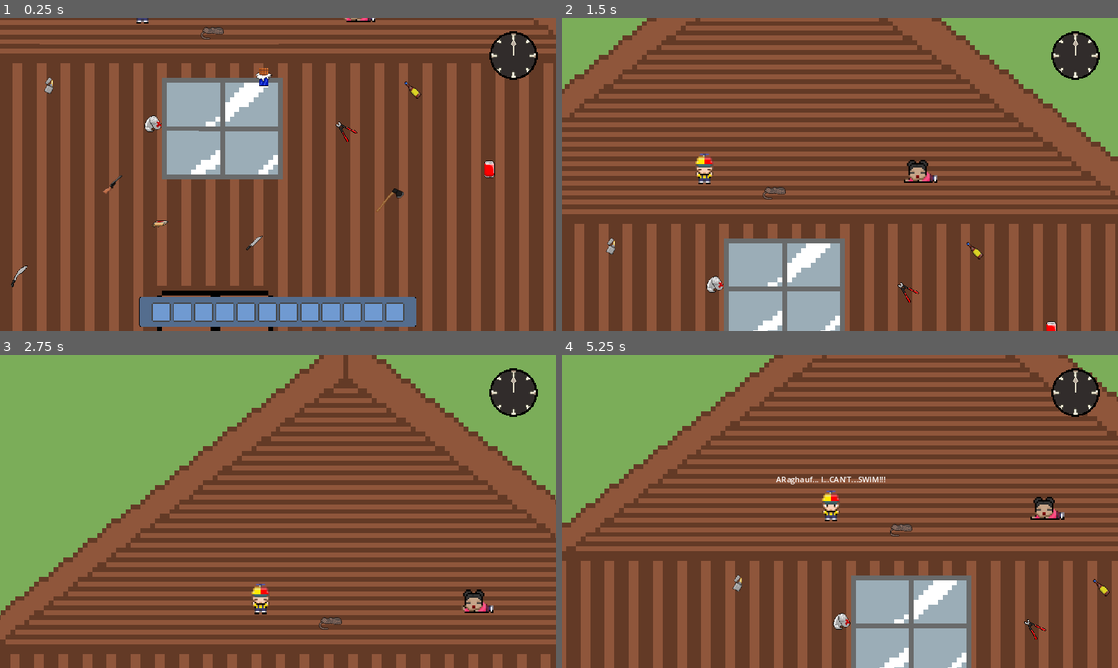
Above: before the commit, frames 1-4 (two rows, left to right).
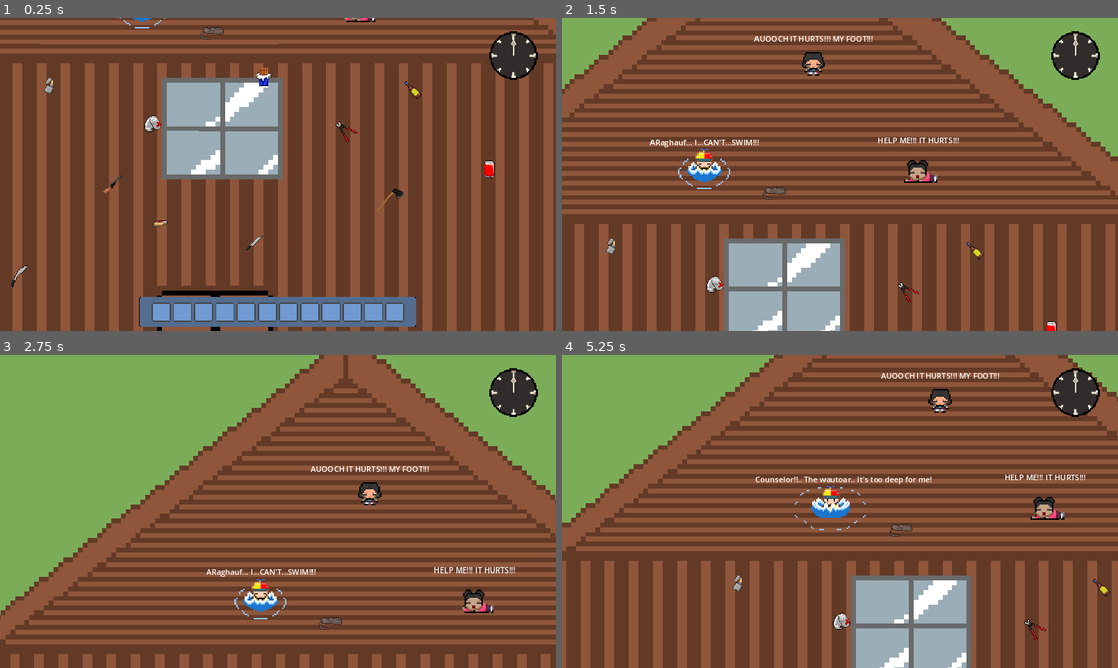
Above: after the commit, the same moments.

Repository: josecjorda/Camp-NightFall
Game: Godot game, scene res://scenes/world/overworld.tscn
Two runs of this game, one before a commit and one after it. Both use one fixed random seed, a clock stepped at 60 frames per second and the inputs below. The project has no main scene, so this scene is started directly.
Inputs (mouse positions are in pixels of both pictures, inside the frame that each line leads up to):
- Up to frame 1 (0.25 s): no input
- Up to frame 2 (1.5 s): tap Enter (ui_accept) at 0.5, 0.77 s; move the mouse to (812, 237) at 0.52 s; hold F (interact) 0.53-1.28 s; hold Up (ui_up) from 0.53 s (still down); tap I (i) at 0.6 s; click (812, 237) at 0.67 s; move the mouse to (1006, 221) at 1.27 s; tap F (interact) at 1.35 s
- Up to frame 3 (2.75 s): tap Enter (ui_accept) at 1.52 s; tap I (i) at 1.55, 2.1 s; move the mouse to (111, 464) at 2.02 s; release Up (ui_up) at 2.03 s; hold Left (ui_left) from 2.03 s (still down); hold F (interact) from 2.03 s (still down)
- Up to frame 4 (5.25 s): move the mouse to (867, 511) at 2.77 s; release F (interact) at 2.78 s; tap F (interact) at 2.85, 4.35 s; click (867, 511) at 2.92 s; tap Enter (ui_accept) at 3.02, 3.77, 4.52 s; tap I (i) at 3.05, 3.6, 4.55, 5.1 s; move the mouse to (756, 433) at 3.52 s; release Left (ui_left) at 3.53 s; hold Down (ui_down) 3.53-4.28 s; hold F (interact) 3.53-4.28 s; move the mouse to (962, 495) at 4.27 s; hold Right (ui_right) 4.28-5.03 s; move the mouse to (728, 527) at 5.02 s; hold Up (ui_up) from 5.03 s (still down); hold F (interact) from 5.03 s (still down); click (728, 527) at 5.17 s

The runs differ from the first frame. In frame 1, less than 0.1% of the frame differs, in the area x 21-30%, y 0-4%; in frame 2, 1.2%; in frame 3, 1.2%; in frame 4, 1.4%, in the area x 34-95%, y 5-56%.

Commit message:
Implemented logic for Beth NPC interaction

Diff:
--- a/scenes/NPCs/npc_anna.tscn
+++ b/scenes/NPCs/npc_anna.tscn
@@ -107,10 +107,10 @@
 animation = &"crying_on_ground"
 
 [node name="Label" type="Label" parent="."]
-offset_left = -120.0
-offset_top = -64.0
-offset_right = 121.0
-offset_bottom = -41.0
+offset_left = -231.0
+offset_top = -80.0
+offset_right = 233.0
+offset_bottom = -57.0
 horizontal_alignment = 1
 
 [connection signal="body_entered" from="Area2D" to="." method="_on_area_2d_body_entered"]
--- /dev/null
+++ b/scenes/NPCs/npc_beth.tscn
@@ -0,0 +1,236 @@
+[gd_scene load_steps=42 format=3 uid="uid://be5tnmn21fans"]
+
+[ext_resource type="Script" path="res://scripts/NPCs/NPC_Beth.gd" id="1_dmwrn"]
+[ext_resource type="Texture2D" uid="uid://d0xetqknfh5i1" path="res://graphics/NPC/Beth/backwards/Beth-Backwards-0.png" id="2_h7onp"]
+[ext_resource type="Texture2D" uid="uid://boto55jsyrjka" path="res://graphics/NPC/Beth/backwards/Beth-Backwards-1.png" id="3_s6cre"]
+[ext_resource type="Texture2D" uid="uid://kxk6g1qd6k4w" path="res://graphics/NPC/Beth/backwards/Beth-Backwards-2.png" id="4_mjwba"]
+[ext_resource type="Texture2D" uid="uid://u2g10qqguyvp" path="res://graphics/NPC/Beth/backwards/Beth-Backwards-3.png" id="5_nw8cr"]
+[ext_resource type="Texture2D" uid="uid://dibv3wbfcf1qu" path="res://graphics/NPC/Beth/backwards_bandaged/Beth-Backwards-bandaged-0.png" id="6_cjxo0"]
+[ext_resource type="Texture2D" uid="uid://caqm1v5ba4cir" path="res://graphics/NPC/Beth/backwards_bandaged/Beth-Backwards-bandaged-1.png" id="7_3pkyh"]
+[ext_resource type="Texture2D" uid="uid://rsxlxnxwv17y" path="res://graphics/NPC/Beth/backwards_bandaged/Beth-Backwards-bandaged-2.png" id="8_o7jv5"]
+[ext_resource type="Texture2D" uid="uid://cbonfbfnpcq0t" path="res://graphics/NPC/Beth/backwards_bandaged/Beth-Backwards-bandaged-3.png" id="9_yx53l"]
+[ext_resource type="Texture2D" uid="uid://c2hg7are4nu0y" path="res://graphics/NPC/Beth/forwards/Beth-Forward-0.png" id="10_k5xy8"]
+[ext_resource type="Texture2D" uid="uid://dy8kw77vyqir1" path="res://graphics/NPC/Beth/forwards/Beth-Forward-1.png" id="11_3erw0"]
+[ext_resource type="Texture2D" uid="uid://rquepwj00aj" path="res://graphics/NPC/Beth/forwards/Beth-Forward-2.png" id="12_nv3j4"]
+[ext_resource type="Texture2D" uid="uid://etgnhubavkf3" path="res://graphics/NPC/Beth/forwards/Beth-Forward-3.png" id="13_01co2"]
+[ext_resource type="Texture2D" uid="uid://ctraj48mejg5e" path="res://graphics/NPC/Beth/forwards_bandaged/Beth-Forward-Bandaged-0.png" id="14_gavv1"]
+[ext_resource type="Texture2D" uid="uid://bs67jpj3pu0la" path="res://graphics/NPC/Beth/forwards_bandaged/Beth-Forward-Bandaged-1.png" id="15_hay4a"]
+[ext_resource type="Texture2D" uid="uid://b2tbfeqjcsyh2" path="res://graphics/NPC/Beth/forwards_bandaged/Beth-Forward-Bandaged-2.png" id="16_3pnq5"]
+[ext_resource type="Texture2D" uid="uid://dx3dhdtuqjq4v" path="res://graphics/NPC/Beth/forwards_bandaged/Beth-Forward-Bandaged-3.png" id="17_5n4h0"]
+[ext_resource type="Texture2D" uid="uid://b24xlbfb44yn4" path="res://graphics/NPC/Beth/getting_up/Beth-Getting Up-0.png" id="18_alxb2"]
+[ext_resource type="Texture2D" uid="uid://b0bagual7yl1y" path="res://graphics/NPC/Beth/getting_up/Beth-Getting Up-1.png" id="19_ykxdj"]
+[ext_resource type="Texture2D" uid="uid://cfslabfhxsjv4" path="res://graphics/NPC/Beth/getting_up/Beth-Getting Up-2.png" id="20_vby36"]
+[ext_resource type="Texture2D" uid="uid://dkxrmvcd2qhua" path="res://graphics/NPC/Beth/getting_up_bandaged/Beth-Getting Up-Bandaged-0.png" id="21_kb6ef"]
+[ext_resource type="Texture2D" uid="uid://c2dewe12ox6rm" path="res://graphics/NPC/Beth/getting_up_bandaged/Beth-Getting Up-Bandaged-1.png" id="22_wq1pg"]
+[ext_resource type="Texture2D" uid="uid://ced2y8b6gwqu5" path="res://graphics/NPC/Beth/getting_up_bandaged/Beth-Getting Up-Bandaged-2.png" id="23_xfrw7"]
+[ext_resource type="Texture2D" uid="uid://blmi73yu1dl3b" path="res://graphics/NPC/Beth/left/Beth-Left-0.png" id="24_iyovu"]
+[ext_resource type="Texture2D" uid="uid://bdyt81r7yw21m" path="res://graphics/NPC/Beth/left/Beth-Left-1.png" id="25_mxd72"]
+[ext_resource type="Texture2D" uid="uid://dioigqndyy8n7" path="res://graphics/NPC/Beth/left/Beth-Left-2.png" id="26_k756m"]
+[ext_resource type="Texture2D" uid="uid://cmp8q6udn23i5" path="res://graphics/NPC/Beth/left/Beth-Left-3.png" id="27_rkri0"]
+[ext_resource type="Texture2D" uid="uid://cf44c8pmttiqi" path="res://graphics/NPC/Beth/left_bandaged/Beth-Left-Bandaged-0.png" id="28_0qbnt"]
+[ext_resource type="Texture2D" uid="uid://bvbfh755mu5y6" path="res://graphics/NPC/Beth/left_bandaged/Beth-Left-Bandaged-1.png" id="29_oxn1s"]
+[ext_resource type="Texture2D" uid="uid://c7dr1860p73x2" path="res://graphics/NPC/Beth/left_bandaged/Beth-Left-Bandaged-2.png" id="30_81exu"]
+[ext_resource type="Texture2D" uid="uid://cui5rgely66fj" path="res://graphics/NPC/Beth/left_bandaged/Beth-Left-Bandaged-3.png" id="31_rrnv2"]
+[ext_resource type="Texture2D" uid="uid://fqudxv8quqn0" path="res://graphics/NPC/Beth/right/Beth-Right-0.png" id="32_54lfy"]
+[ext_resource type="Texture2D" uid="uid://bdois3ptymu1f" path="res://graphics/NPC/Beth/right/Beth-Right-1.png" id="33_qjb41"]
+[ext_resource type="Texture2D" uid="uid://dexdcx7ds7adq" path="res://graphics/NPC/Beth/right/Beth-Right-2.png" id="34_ycecd"]
+[ext_resource type="Texture2D" uid="uid://c44i2mun1masx" path="res://graphics/NPC/Beth/right/Beth-Right-3.png" id="35_xjjwi"]
+[ext_resource type="Texture2D" uid="uid://d14i6dsqoxoqq" path="res://graphics/NPC/Beth/right_bandaged/Beth-Right-Bandaged-0.png" id="36_1fadd"]
+[ext_resource type="Texture2D" uid="uid://by8cke6lohsui" path="res://graphics/NPC/Beth/right_bandaged/Beth-Right-Bandaged-1.png" id="37_oi1oo"]
+[ext_resource type="Texture2D" uid="uid://cjajuvsboxadu" path="res://graphics/NPC/Beth/right_bandaged/Beth-Right-Bandaged-2.png" id="38_2nwqd"]
+[ext_resource type="Texture2D" uid="uid://conmhgue0fol" path="res://graphics/NPC/Beth/right_bandaged/Beth-Right-Bandaged-3.png" id="39_ojea6"]
+
+[sub_resource type="CircleShape2D" id="CircleShape2D_8wedd"]
+radius = 41.1947
+
+[sub_resource type="SpriteFrames" id="SpriteFrames_dmvy8"]
+animations = [{
+"frames": [{
+"duration": 1.0,
+"texture": ExtResource("2_h7onp")
+}, {
+"duration": 1.0,
+"texture": ExtResource("3_s6cre")
+}, {
+"duration": 1.0,
+"texture": ExtResource("4_mjwba")
+}, {
+"duration": 1.0,
+"texture": ExtResource("5_nw8cr")
+}],
+"loop": true,
+"name": &"backwards",
+"speed": 5.0
+}, {
+"frames": [{
+"duration": 1.0,
+"texture": ExtResource("6_cjxo0")
+}, {
+"duration": 1.0,
+"texture": ExtResource("7_3pkyh")
+}, {
+"duration": 1.0,
+"texture": ExtResource("8_o7jv5")
+}, {
+"duration": 1.0,
+"texture": ExtResource("9_yx53l")
+}],
+"loop": true,
+"name": &"backwards_bandaged",
+"speed": 5.0
+}, {
+"frames": [{
+"duration": 1.0,
+"texture": ExtResource("10_k5xy8")
+}, {
+"duration": 1.0,
+"texture": ExtResource("11_3erw0")
+}, {
+"duration": 1.0,
+"texture": ExtResource("12_nv3j4")
+}, {
+"duration": 1.0,
+"texture": ExtResource("13_01co2")
+}],
+"loop": true,
+"name": &"forwards",
+"speed": 5.0
+}, {
+"frames": [{
+"duration": 1.0,
+"texture": ExtResource("14_gavv1")
+}, {
+"duration": 1.0,
+"texture": ExtResource("15_hay4a")
+}, {
+"duration": 1.0,
+"texture": ExtResource("16_3pnq5")
+}, {
+"duration": 1.0,
+"texture": ExtResource("17_5n4h0")
+}],
+"loop": true,
+"name": &"forwards_bandaged",
+"speed": 5.0
+}, {
+"frames": [{
+"duration": 1.0,
+"texture": ExtResource("18_alxb2")
+}, {
+"duration": 1.0,
+"texture": ExtResource("19_ykxdj")
+}, {
+"duration": 1.0,
+"texture": ExtResource("20_vby36")
+}],
+"loop": true,
+"name": &"getting_up",
+"speed": 1.0
+}, {
+"frames": [{
+"duration": 1.0,
+"texture": ExtResource("21_kb6ef")
+}, {
+"duration": 1.0,
+"texture": ExtResource("22_wq1pg")
+}, {
+"duration": 1.0,
+"texture": ExtResource("23_xfrw7")
+}],
+"loop": true,
+"name": &"getting_up_bandaged",
+"speed": 1.0
+}, {
+"frames": [{
+"duration": 1.0,
+"texture": ExtResource("24_iyovu")
+}, {
+"duration": 1.0,
+"texture": ExtResource("25_mxd72")
+}, {
+"duration": 1.0,
+"texture": ExtResource("26_k756m")
+}, {
+"duration": 1.0,
+"texture": ExtResource("27_rkri0")
+}],
+"loop": true,
+"name": &"left",
+"speed": 5.0
+}, {
+"frames": [{
+"duration": 1.0,
+"texture": ExtResource("28_0qbnt")
+}, {
+"duration": 1.0,
+"texture": ExtResource("29_oxn1s")
+}, {
+"duration": 1.0,
+"texture": ExtResource("30_81exu")
+}, {
+"duration": 1.0,
+"texture": ExtResource("31_rrnv2")
+}],
+"loop": true,
+"name": &"left_bandaged",
+"speed": 5.0
+}, {
+"frames": [{
+"duration": 1.0,
+"texture": ExtResource("32_54lfy")
+}, {
+"duration": 1.0,
+"texture": ExtResource("33_qjb41")
+}, {
+"duration": 1.0,
+"texture": ExtResource("34_ycecd")
+}, {
+"duration": 1.0,
+"texture": ExtResource("35_xjjwi")
+}],
+"loop": true,
+"name": &"right",
+"speed": 5.0
+}, {
+"frames": [{
+"duration": 1.0,
+"texture": ExtResource("36_1fadd")
+}, {
+"duration": 1.0,
+"texture": ExtResource("37_oi1oo")
+}, {
+"duration": 1.0,
+"texture": ExtResource("38_2nwqd")
+}, {
+"duration": 1.0,
+"texture": ExtResource("39_ojea6")
+}],
+"loop": true,
+"name": &"right_bandaged",
+"speed": 5.0
+}]
+
+[node name="NPC_Beth" type="CharacterBody2D"]
+script = ExtResource("1_dmwrn")
+
+[node name="Sprite2D" type="Sprite2D" parent="."]
+texture = ExtResource("18_alxb2")
+
+[node name="Area2D" type="Area2D" parent="."]
+
+[node name="CollisionShape2D" type="CollisionShape2D" parent="Area2D"]
+shape = SubResource("CircleShape2D_8wedd")
+
+[node name="AnimatedSprite2D" type="AnimatedSprite2D" parent="."]
+sprite_frames = SubResource("SpriteFrames_dmvy8")
+animation = &"getting_up"
+
+[node name="Label" type="Label" parent="."]
+offset_left = -249.0
+offset_top = -65.0
+offset_right = 249.0
+offset_bottom = -42.0
+horizontal_alignment = 1
+
+[connection signal="body_entered" from="Area2D" to="." method="_on_area_2d_body_entered"]
+[connection signal="body_exited" from="Area2D" to="." method="_on_area_2d_body_exited"]
--- a/scenes/NPCs/npc_ethan.tscn
+++ b/scenes/NPCs/npc_ethan.tscn
@@ -25,6 +25,10 @@
 [ext_resource type="Texture2D" uid="uid://dm3vnkxbmudqb" path="res://graphics/NPC/Ethan/right/Ethan-Right-1.png" id="23_m4iym"]
 [ext_resource type="Texture2D" uid="uid://b1b5mjvxt601k" path="res://graphics/NPC/Ethan/right/Ethan-Right-2.png" id="24_i2red"]
 [ext_resource type="Texture2D" uid="uid://umnw34n2ayvh" path="res://graphics/NPC/Ethan/right/Ethan-Right-3.png" id="25_nhtc1"]
+[ext_resource type="Texture2D" uid="uid://di0l3wxxo6xnb" path="res://graphics/NPC/Ethan/swimming/Ethan-Swimming-0.png" id="26_5abi8"]
+[ext_resource type="Texture2D" uid="uid://vpwv6h2hql3u" path="res://graphics/NPC/Ethan/swimming/Ethan-Swimming-1.png" id="27_1rvjd"]
+[ext_resource type="Texture2D" uid="uid://bm5e851qo5cmu" path="res://graphics/NPC/Ethan/swimming/Ethan-Swimming-2.png" id="28_jydt6"]
+[ext_resource type="Texture2D" uid="uid://bvglr07p6hj4m" path="res://graphics/NPC/Ethan/swimming/Ethan-Swimming-3.png" id="29_c5e0p"]
 
 [sub_resource type="CircleShape2D" id="CircleShape2D_ougeg"]
 radius = 41.3038
@@ -127,6 +131,23 @@
 "loop": true,
 "name": &"right",
 "speed": 5.0
+}, {
+"frames": [{
+"duration": 1.0,
+"texture": ExtResource("26_5abi8")
+}, {
+"duration": 1.0,
+"texture": ExtResource("27_1rvjd")
+}, {
+"duration": 1.0,
+"texture": ExtResource("28_jydt6")
+}, {
+"duration": 1.0,
+"texture": ExtResource("29_c5e0p")
+}],
+"loop": true,
+"name": &"swimming",
+"speed": 5.0
 }]
 
 [node name="NPC_Ethan" type="CharacterBody2D"]
@@ -140,11 +161,13 @@
 [node name="AnimatedSprite2D" type="AnimatedSprite2D" parent="."]
 sprite_frames = SubResource("SpriteFrames_udirt")
 animation = &"backwards"
+frame = 2
+frame_progress = 0.421522
 
 [node name="Label" type="Label" parent="."]
-offset_left = -134.0
+offset_left = -157.0
 offset_top = -67.0
-offset_right = 134.0
+offset_right = 158.0
 offset_bottom = -44.0
 horizontal_alignment = 1
 
--- a/scenes/world/overworld.tscn
+++ b/scenes/world/overworld.tscn
@@ -17,6 +17,7 @@
 [ext_resource type="PackedScene" uid="uid://ubareqsij5wv" path="res://scenes/item_interactions/soda_collectable.tscn" id="14_ij2cn"]
 [ext_resource type="PackedScene" uid="uid://whg8xgwvsgm5" path="res://scenes/NPCs/npc_anna.tscn" id="16_5pqfb"]
 [ext_resource type="PackedScene" uid="uid://bm7d0hkkhovlp" path="res://scenes/NPCs/npc_ethan.tscn" id="17_xiv6o"]
+[ext_resource type="PackedScene" uid="uid://be5tnmn21fans" path="res://scenes/NPCs/npc_beth.tscn" id="18_1myai"]
 
 [node name="overworld" type="Node2D"]
 
@@ -75,3 +76,6 @@
 
 [node name="NPC_Ethan" parent="NPC_components" instance=ExtResource("17_xiv6o")]
 position = Vector2(-281, -344)
+
+[node name="NPC_Beth" parent="NPC_components" instance=ExtResource("18_1myai")]
+position = Vector2(-55, -560)
--- a/scripts/NPCs/NPC_Anna.gd
+++ b/scripts/NPCs/NPC_Anna.gd
@@ -13,6 +13,8 @@
 var player_is_near = false
 ## boolean to determine how the pathing will work for the NPC to leave the map
 var move = false
+## boolean to manage NPC dialouge
+var interaction_finished = false
 
 ## variables to determine speed and direction of the NPC's path
 var direction = Vector2.ZERO
@@ -24,7 +26,7 @@
 ## if the player is within the NPC's collision box
 func _on_area_2d_body_entered(body):
 	if body.has_method("player"):
-		$Label.text = "HELP ME!!! IT HURTS!!!"
+		$Label.text = "Counselor! Please I'm stuck could you cut the bed frame out?!"
 		player_is_near = true
 
 ## if the player is out of the NPC's collision box
@@ -37,6 +39,7 @@
 	if player_is_near and event.is_action_pressed("interact"): ## is the player in the collision box and has the "f" key been pressed
 		if "Boltcutters" in Global.invArr or "knife" in Global.invArr or "Machete" in Global.invArr or "Axe" in Global.invArr:
 			# play getting up animation
+			interaction_finished = true
 			$Label.text = "Thank you so much Counselor!"
 			$AnimatedSprite2D.play("getting_up")
 			await get_tree().create_timer(4.0).timeout
@@ -50,7 +53,7 @@
 			Global.kids_saved[0] = 1 # store Anna as a saved kid in the global array
 
 func _physics_process(delta):
-	##### WORK ON THIS MOVEMENT MORE WHEN BUILDINGS ARE OUT
+	# WORK ON THIS MOVEMENT MORE WHEN BUILDINGS ARE OUT
 	if move: ## performs the pathing to move off of the map
 		$AnimatedSprite2D.play("forwards")
 		direction = Vector2.DOWN.normalized()
@@ -65,3 +68,7 @@
 		#direction = Vector2.LEFT.normalized()
 		#velocity = (direction * speed)
 		#await get_tree().create_timer(1.0).timeout
+
+func _process(delta):
+	if player_is_near == false and interaction_finished == false:
+		$Label.text = "HELP ME!!! IT HURTS!!!"
--- /dev/null
+++ b/scripts/NPCs/NPC_Beth.gd
@@ -0,0 +1,83 @@
+extends CharacterBody2D
+## A NPC character named Beth which the user can choose to save by following certain conditions
+##
+## [b]Rules:[/b][br]
+## - Beth can only be interacted with once the player is within Beth's collision range.[br]
+## - If the player does not have the required items to save Beth, the game will perform the "wrong"
+## condition which will unfortunely not save Beth.[br]
+## - Beth will have different movement paths depending on the condition that were met.[br]
+##
+## [b]Notes:[/b][br]
+## - Beth requires for the player to have 2 specific items at the same time to save.[br]
+## - The global variable that saves if a kid has been saved must be altered in the minigame script in
+## order to finish phases in this script.
+
+## boolean to determine if the player is within the NPC's collision box
+var player_is_near = false
+## boolean to determine how the pathing will work for the NPC to leave the map
+var move = false
+## boolean to determine actions based on if Beth's wound gets cauterized
+var cauterize_wound = false
+## boolean to manage NPC dialouge
+var interaction_finished = false
+
+## variables to determine speed and direction of the NPC's path
+var direction = Vector2.ZERO
+var speed = 200
+
+func _ready():
+	$Sprite2D.visible = true
+
+## if the player is within the NPC's collision box
+func _on_area_2d_body_entered(body):
+	if body.has_method("player"):
+		$Label.text = "Counselor! My foot is bleeding! Can you help me!?!?"
+		player_is_near = true
+
+## if the player is out of the NPC's collision box
+func _on_area_2d_body_exited(body):
+	if body.has_method("player"):
+		$Label.text = ""
+		player_is_near = false
+
+func _unhandled_input(event):
+	if player_is_near and event.is_action_pressed("interact"): ## is the player in the collision box and has the "f" key been pressed
+		if "Bandages" in Global.invArr or "Lighter" in Global.invArr: ## does the player have the "Bandages" or "Lighter" item
+			interaction_finished = true
+			$Sprite2D.visible = false
+			$AnimatedSprite2D.play("getting_up_bandaged")
+			$Label.text = "It still hurts really bad, but I think I can at least make it out to safety."
+			await get_tree().create_timer(3.0).timeout
+			move = true
+			cauterize_wound = true
+			await get_tree().create_timer(2.0).timeout
+			self.queue_free()
+		else: ## perform the "wrong" condition if player doesn't have "Bandages" item
+			interaction_finished = true
+			$Sprite2D.visible = false
+			$AnimatedSprite2D.play("getting_up")
+			$Label.text = "I'll just have to hide in the kitchen... I can't stay here..."
+			await get_tree().create_timer(3.0).timeout
+			move = true
+			cauterize_wound = false
+			await get_tree().create_timer(4.0).timeout
+			self.queue_free()
+
+func _physics_process(delta):
+	if move and cauterize_wound: ## performs the pathing to move off of the map with bandages
+		direction = Vector2.DOWN.normalized()
+		velocity = (direction * speed)
+		$AnimatedSprite2D.play("forwards_bandaged")
+		move_and_slide()
+		await get_tree().create_timer(2.0).timeout
+	elif move and !cauterize_wound: ## performs pathing without bandages
+		speed = 50
+		direction = Vector2.LEFT.normalized()
+		velocity = (direction * speed)
+		$AnimatedSprite2D.play("left")
+		move_and_slide()
+		await get_tree().create_timer(4.0).timeout
+
+func _process(delta):
+	if player_is_near == false and interaction_finished == false:
+		$Label.text = "AUOOCH IT HURTS!!! MY FOOT!!!"
--- a/scripts/NPCs/NPC_Ethan.gd
+++ b/scripts/NPCs/NPC_Ethan.gd
@@ -21,6 +21,8 @@
 var player_is_near = false
 ## boolean to determine how the pathing will work for the NPC to leave the map
 var move = false
+## boolean to manage NPC dialouge
+var interaction_finished = false
 
 ## variables to determine speed and direction of the NPC's path
 var direction = Vector2.ZERO
@@ -32,7 +34,7 @@
 ## if the player is within the NPC's collision box
 func _on_area_2d_body_entered(body):
 	if body.has_method("player"):
-		$Label.text = "ARaghauf... I...CAN'T...SWIM!!!"
+		$Label.text = "Counselor!!.. The wautoar.. It's too deep for me!"
 		player_is_near = true
 
 ## if the player is out of the NPC's collision box
@@ -44,28 +46,30 @@
 func _unhandled_input(event):
 	if player_is_near and event.is_action_pressed("interact"): ## is the player in the collision box and has the "f" key been pressed
 		if "Rope" in Global.invArr: ## does the player have the "Rope" item
+			interaction_finished = true
 			$Label.text = "Thank you so much Counselor!"
+			await get_tree().create_timer(2.0).timeout
 			move = true
-			await get_tree().create_timer(2.0).timeout
+			await get_tree().create_timer(4.0).timeout
 			self.queue_free() # make Ethan disappear
 			Global.kids_saved[2] = 1 # store Ethan as a saved kid in the global array
 		else: ## transition to minigame if the player does not have the "Rope" item
-			#get_tree().paused = true # pauses the state of the Overworld Scene
+			interaction_finished = true
+			get_tree().paused = true # pauses the state of the Overworld Scene
 			go_to_ethan_minigame()
 			print("ethan minigame works") # testing
-			if Global.kids_saved[2] == 0: # if Ethan was not saved in the minigame
-				self.queue_free()
-			elif Global.kids_saved[2] == 1: # if Ethan was saved in the minigame
-				pass
-				#move = true
+			self.queue_free()
+			Global.kids_saved[2] = 1
 
 
 func _physics_process(delta):
 	if move: ## performs the pathing to move off of the map
-		$AnimatedSprite2D.play("backwards")
 		direction = Vector2.UP.normalized()
 		velocity = (direction * speed)
+		$AnimatedSprite2D.play("swimming")
 		move_and_slide()
+		await get_tree().create_timer(2.0).timeout
+		$AnimatedSprite2D.play("backwards")
 		await get_tree().create_timer(2.0).timeout
 
 ## performs the scene transition to the Ethan saving minigame
@@ -74,3 +78,7 @@
 	#var next_scene = "res://scenes/combat/combat.tscn"
 	#get_tree().change_scene_to_file(next_scene) # switches over to the minigame scene
 	pass
+
+func _process(delta):
+	if player_is_near == false and interaction_finished == false:
+		$Label.text = "ARaghauf... I...CAN'T...SWIM!!!"
Binary file added: graphics/NPC/Beth/backwards/Beth-Backwards-0.png
Not shown, added: graphics/NPC/Beth/backwards/Beth-Backwards-0.png.import
Binary file added: graphics/NPC/Beth/backwards/Beth-Backwards-1.png
Not shown, added: graphics/NPC/Beth/backwards/Beth-Backwards-1.png.import
Binary file added: graphics/NPC/Beth/backwards/Beth-Backwards-2.png
Not shown, added: graphics/NPC/Beth/backwards/Beth-Backwards-2.png.import
Binary file added: graphics/NPC/Beth/backwards/Beth-Backwards-3.png
Not shown, added: graphics/NPC/Beth/backwards/Beth-Backwards-3.png.import
Binary file added: graphics/NPC/Beth/backwards_bandaged/Beth-Backwards-bandaged-0.png
Not shown, added: graphics/NPC/Beth/backwards_bandaged/Beth-Backwards-bandaged-0.png.import
Binary file added: graphics/NPC/Beth/backwards_bandaged/Beth-Backwards-bandaged-1.png
Not shown, added: graphics/NPC/Beth/backwards_bandaged/Beth-Backwards-bandaged-1.png.import
(and 82 more such lines)
